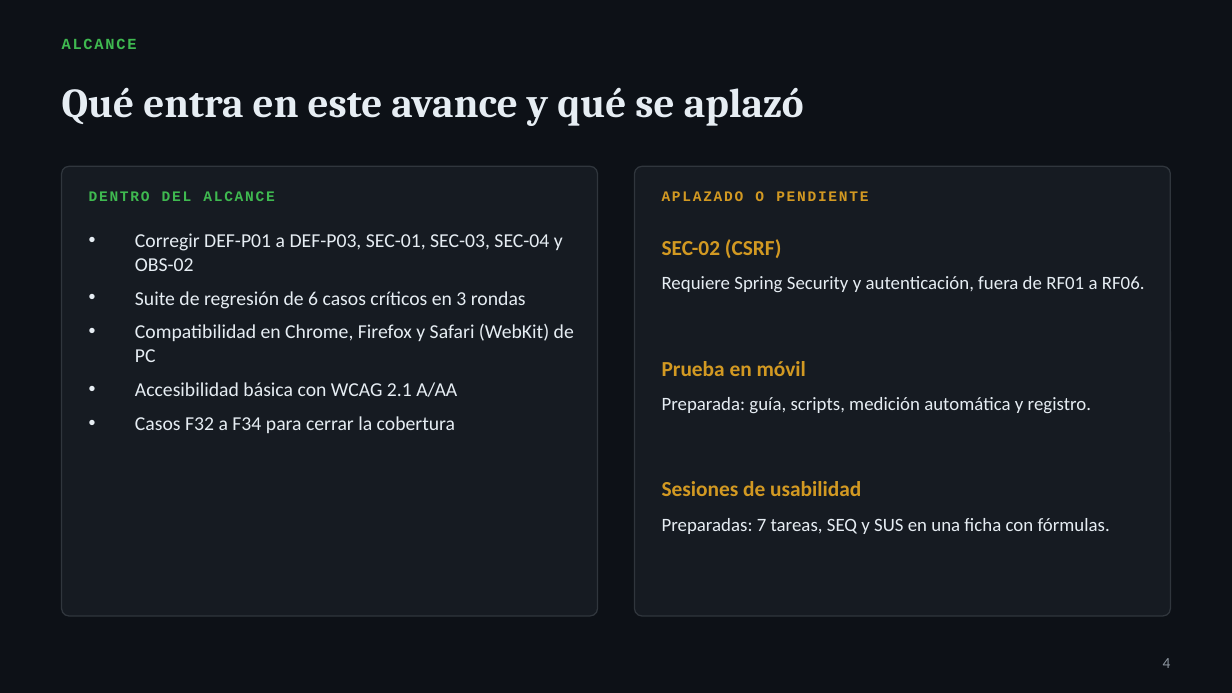
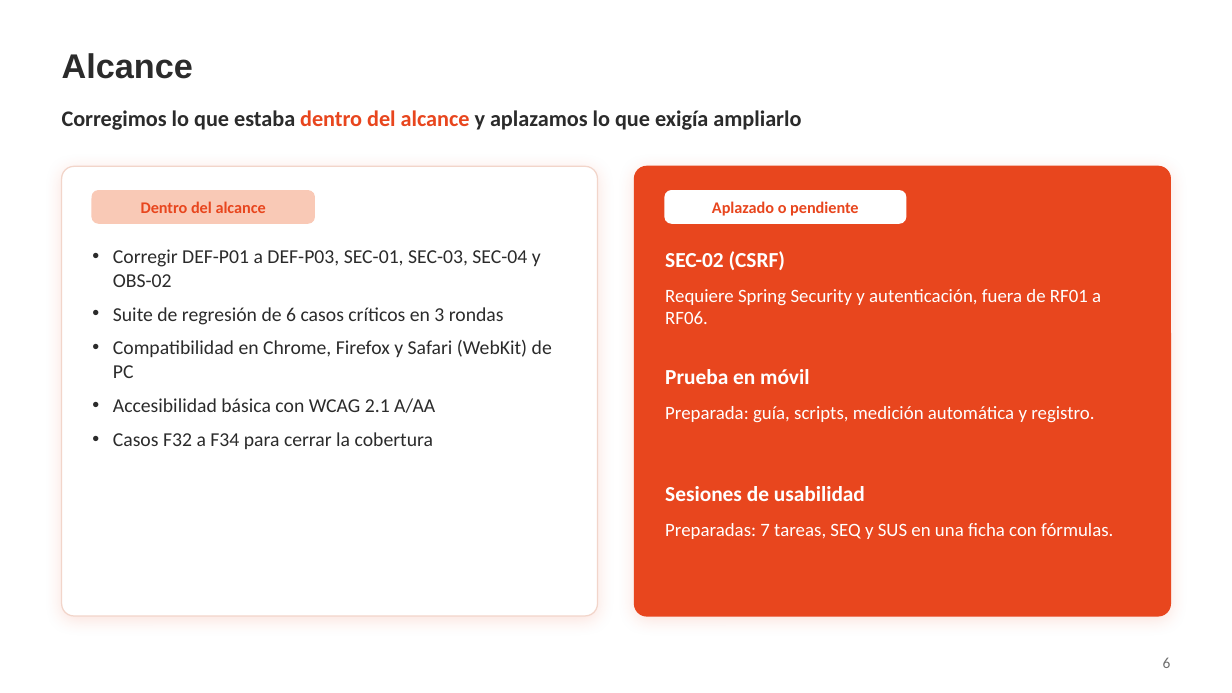
Before and after one commit to Mooneer17/spring-petclinic-apf2, a slide deck: slide 6 of presentacion/APF3_Presentacion.pptx (slide 4 before the commit). Drawn at 1232x693 pixels with LibreOffice and Linux fonts; fonts in the diff are those of the drawing; background and template pictures are left out. Boxes give left, top, right and bottom in pixels: in the first picture for what was removed or moved away, otherwise in the second. Text is boxed around its words. In the diff, an @@ line names an element or a change of style, - is before the commit and + after.

```diff
--- a/presentacion/APF3_Presentacion.pptx
+++ b/presentacion/APF3_Presentacion.pptx
@@ background #0D1117 to picture (left out) @@
@@ vertical alignment top to middle in 3 elements at (x1=712, y1=201, x2=858, y2=216), (x1=141, y1=201, x2=266, y2=213), (x1=62, y1=53, x2=193, y2=79) @@
@@ title at (x1=62, y1=53, x2=193, y2=79): text changed; size 9 to 20 pt; font Courier New to Arial; text colour #3FB950 to #2B2B2B @@
-ALCANCE
+Alcance
@@ title removed at (x1=62, y1=87, x2=804, y2=126) @@
-Qué entra en este avance y qué se aplazó
@@ text added at (x1=62, y1=110, x2=801, y2=130), 13 pt, text #2B2B2B, bold @@
+Corregimos lo que estaba dentro del alcance y aplazamos lo que exigía ampliarlo
@@ rounded rectangle at (x1=62, y1=166, x2=598, y2=616): fill #161B22 to #FFFFFF; outline #30363D 0.75 pt to #F2D5CA 0.75 pt; shadow on; proportions changed @@
@@ rounded rectangle at (x1=634, y1=166, x2=1170, y2=616): fill #161B22 to #E8461E; outline #30363D 0.75 pt to #E8461E 0.75 pt; shadow on; proportions changed @@
@@ rounded rectangle added at (x1=92, y1=191, x2=314, y2=223), fill #F9C9B6, outline #F9C9B6 1 pt @@
@@ text at (x1=141, y1=201, x2=266, y2=213): text changed; size 8.5 to 9.5 pt; font Courier New to Calibri; text colour #3FB950 to #E8461E @@
-DENTRO DEL ALCANCE
+Dentro del alcance
@@ rounded rectangle added at (x1=665, y1=191, x2=906, y2=223), fill #FFFFFF, outline #FFFFFF 1 pt @@
@@ text at (x1=712, y1=201, x2=858, y2=216): text changed; size 8.5 to 9.5 pt; font Courier New to Calibri; text colour #D29922 to #E8461E @@
-APLAZADO O PENDIENTE
+Aplazado o pendiente
@@ text "Corregir DEF-P01 a DEF-P03, SEC-01, ..." moved from (x1=135, y1=233, x2=574, y2=433) to (x1=113, y1=249, x2=552, y2=449) @@
@@ text "Corregir DEF-P01 a DEF-P03, SEC-01, ..." at (x1=113, y1=249, x2=552, y2=449): text colour #E6EDF3 to #2B2B2B; indent changed @@
@@ text colour #D29922 to #FFFFFF in 3 elements at (x1=665, y1=486, x2=865, y2=501), (x1=665, y1=369, x2=809, y2=384), (x1=665, y1=251, x2=785, y2=270) @@
@@ text "SEC-02 (CSRF)" moved from (x1=662, y1=239, x2=781, y2=258) to (x1=665, y1=251, x2=785, y2=270) @@
@@ text colour #E6EDF3 to #FFFFFF in 3 elements at (x1=665, y1=523, x2=1113, y2=539), (x1=665, y1=406, x2=1094, y2=423), (x1=665, y1=289, x2=1101, y2=324) @@
@@ text "Requiere Spring Security y autenticación, ..." moved from (x1=662, y1=276, x2=1145, y2=292) to (x1=665, y1=289, x2=1101, y2=324) @@
@@ text "Prueba en móvil" moved from (x1=662, y1=361, x2=806, y2=376) to (x1=665, y1=369, x2=809, y2=384) @@
@@ text "Preparada: guía, scripts, medición automática ..." moved from (x1=662, y1=397, x2=1091, y2=414) to (x1=665, y1=406, x2=1094, y2=423) @@
@@ page number at (x1=1163, y1=657, x2=1171, y2=668): text changed; text colour #8B949E to #6E6E6E @@
-4
+6
```
Also in this commit, not shown: 17 other slides changed, 5 slides added, 1 other file.
